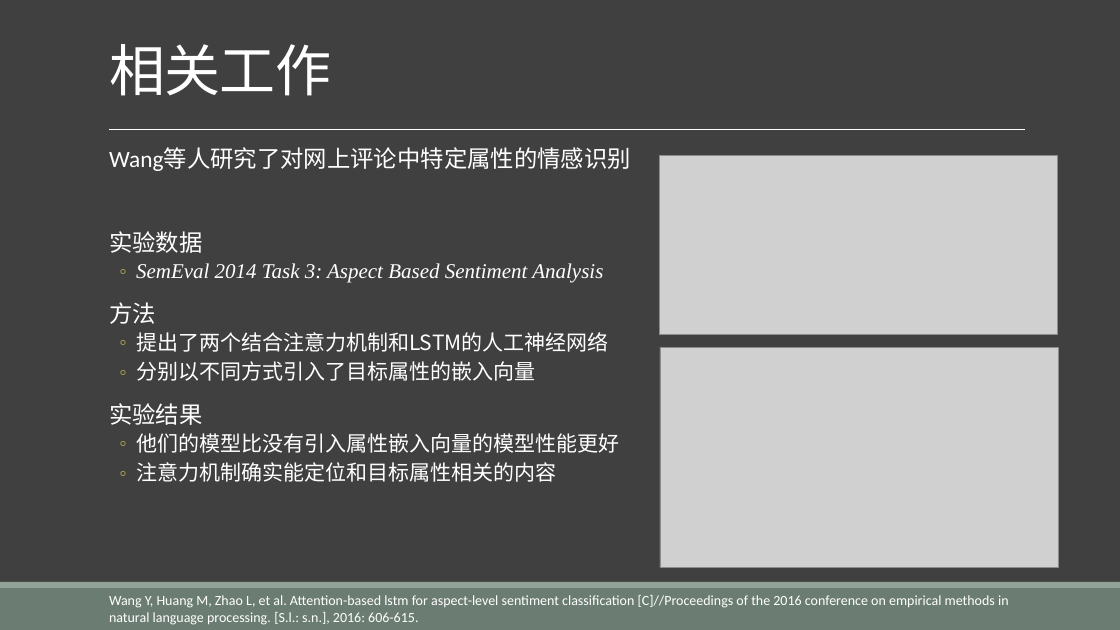
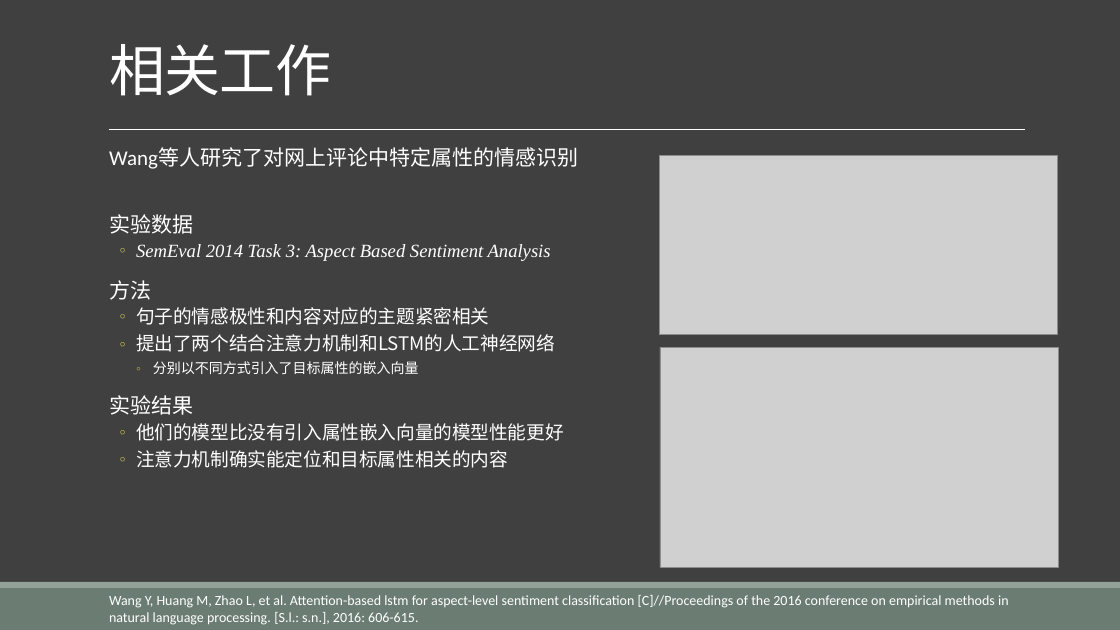
Before and after one commit to liangxh/grad2019, a slide deck: slide 10 of 计研163_梁锡豪_2016211014.pptx (slide 9 before the commit). Drawn at 1120x630 pixels with LibreOffice and Linux fonts; fonts in the diff are those of the drawing; grey boxes stand for pictures. Boxes give left, top, right and bottom in pixels: in the first picture for what was removed or moved away, otherwise in the second. Text is boxed around its words. In the diff, an @@ line names an element or a change of style, - is before the commit and + after.

```diff
--- a/计研163_梁锡豪_2016211014.pptx
+++ b/计研163_梁锡豪_2016211014.pptx
@@ text at [109,148,578,468]: size 20 to 18 pt in "Wang等人研究了对网上评论中特定属性的情感识别", "实验数据", "方法", "实验结果"; size 18 to 16 pt in "SemEval 2014 Task 3: Aspect Based Sentiment ...", "提出了两个结合注意力机制和LSTM的人工神经网络", "他们的模型比没有引入属性嵌入向量的模型性能更好", "注意力机制确实能定位和目标属性相关的内容"; size 18 to 12 pt in "分别以不同方式引入了目标属性的嵌入向量"; list level 2 to 3 in "分别以不同方式引入了目标属性的嵌入向量" @@
@@ text at [136,307,489,325]: paragraph added @@
+  ◦ 句子的情感极性和内容对应的主题紧密相关
```
Also in this commit, not shown: 7 other slides changed, 2 slides added, 1 slide removed.
